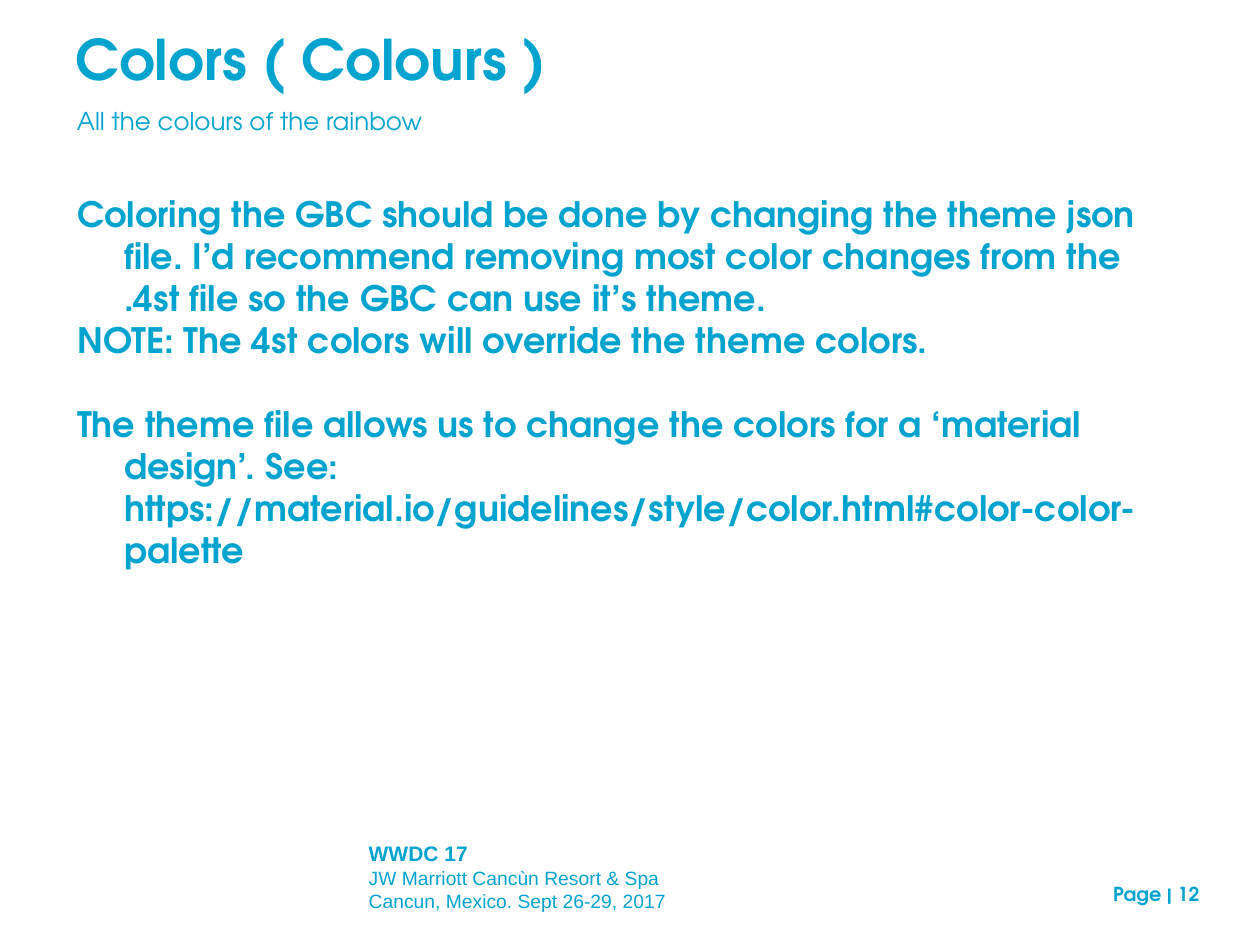
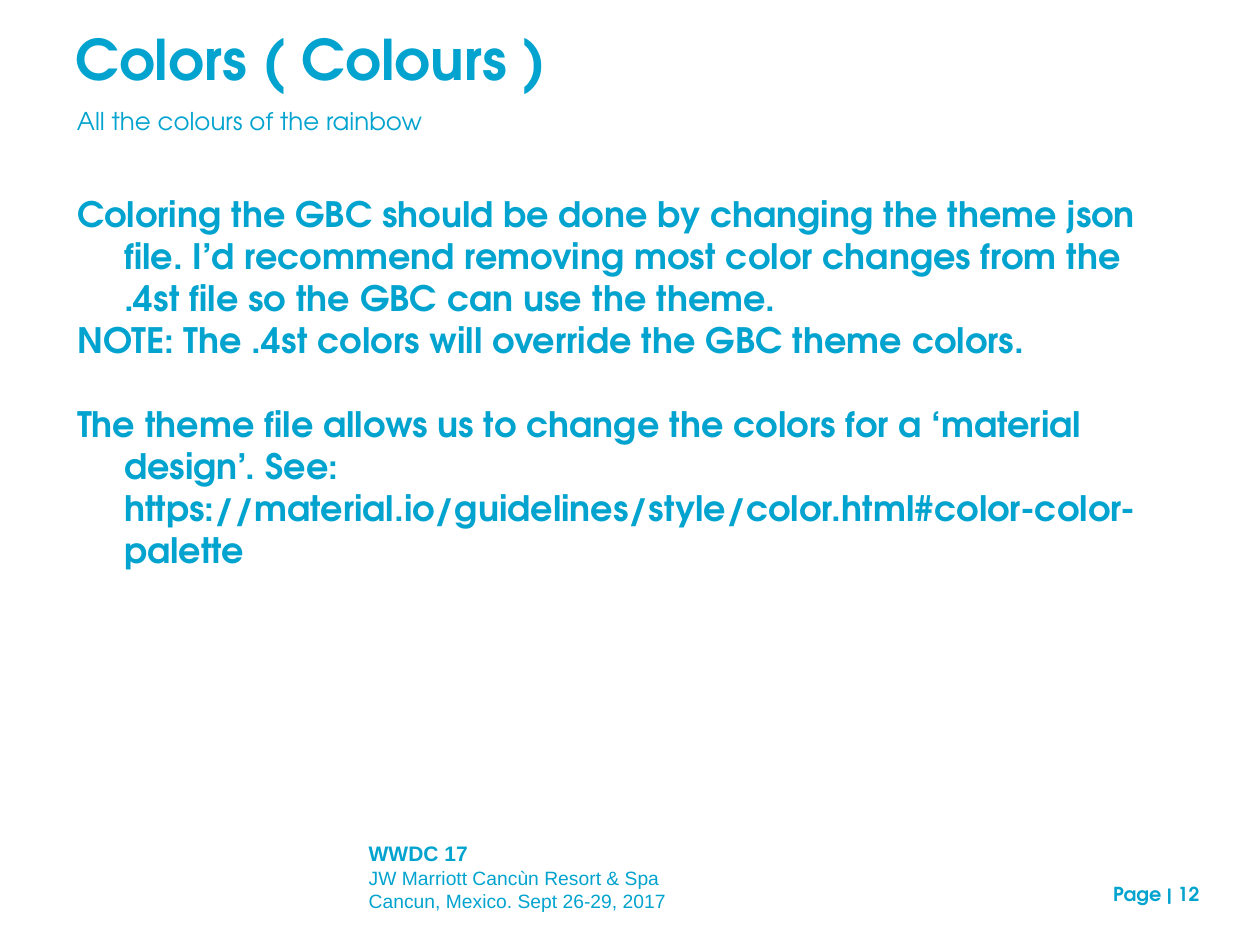
Before and after one commit to neilm-fourjs/njms_demos310, a slide deck: slide 12 of gbc/presentation/GBC_customization_draft.ppt. Drawn at 1260x945 pixels with LibreOffice and Linux fonts; fonts in the diff are those of the drawing; background and template pictures are left out. Boxes give left, top, right and bottom in pixels: in the first picture for what was removed or moved away, otherwise in the second. Text is boxed around its words. In the diff, an @@ line names an element or a change of style, - is before the commit and + after.

```diff
--- a/gbc/presentation/GBC_customization_draft.ppt
+++ b/gbc/presentation/GBC_customization_draft.ppt
@@ text at [77, 200, 1135, 354]: text changed @@
-Coloring the GBC should be done by changing the theme json file. I’d recommend removing most color changes from the .4st file so the GBC can use it’s theme.
-NOTE: The 4st colors will override the theme colors.
+Coloring the GBC should be done by changing the theme json file. I’d recommend removing most color changes from the .4st file so the GBC can use the theme.
+NOTE: The .4st colors will override the GBC theme colors.
```
Also in this commit, not shown: 8 other slides changed, 1 slide added, 2 other files.
